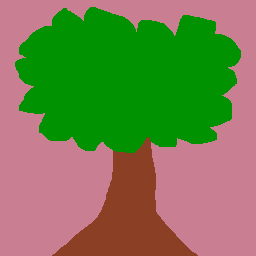
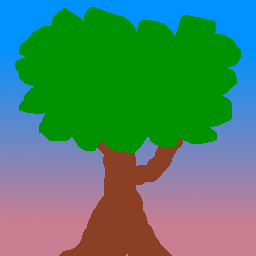
Layered file, before and after one edit (256 x 256). Changes by layer:
added group "composite" with 4 layers above "cartoon" over [0, 0, 256, 256]
moved "tree" into group "composite" over [0, 0, 256, 256]
renamed "Background" to "trunk", painted on it over [0, 0, 256, 256]
added layer "gradient" in group "composite" over [0, 0, 256, 256]
